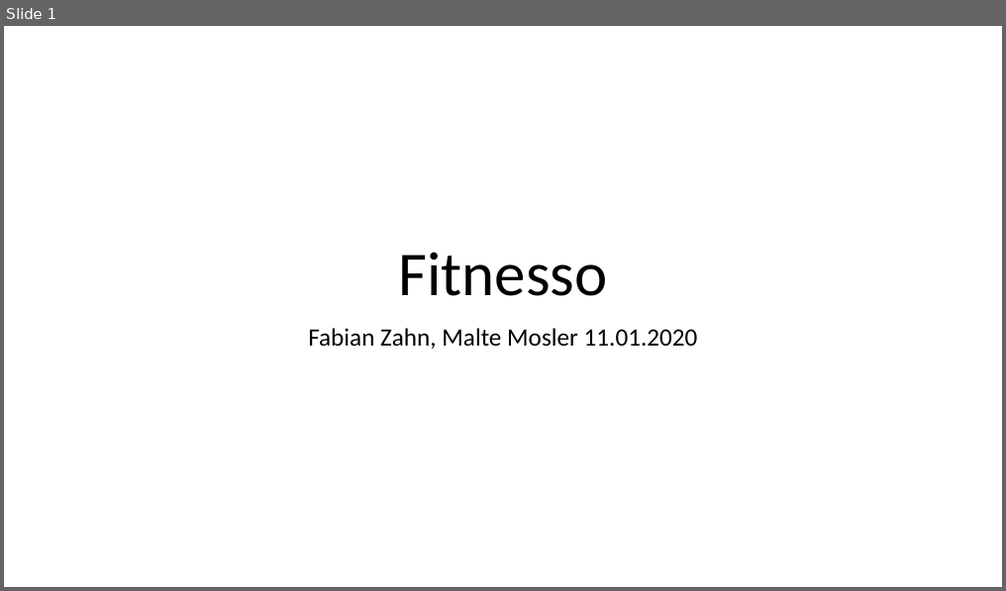
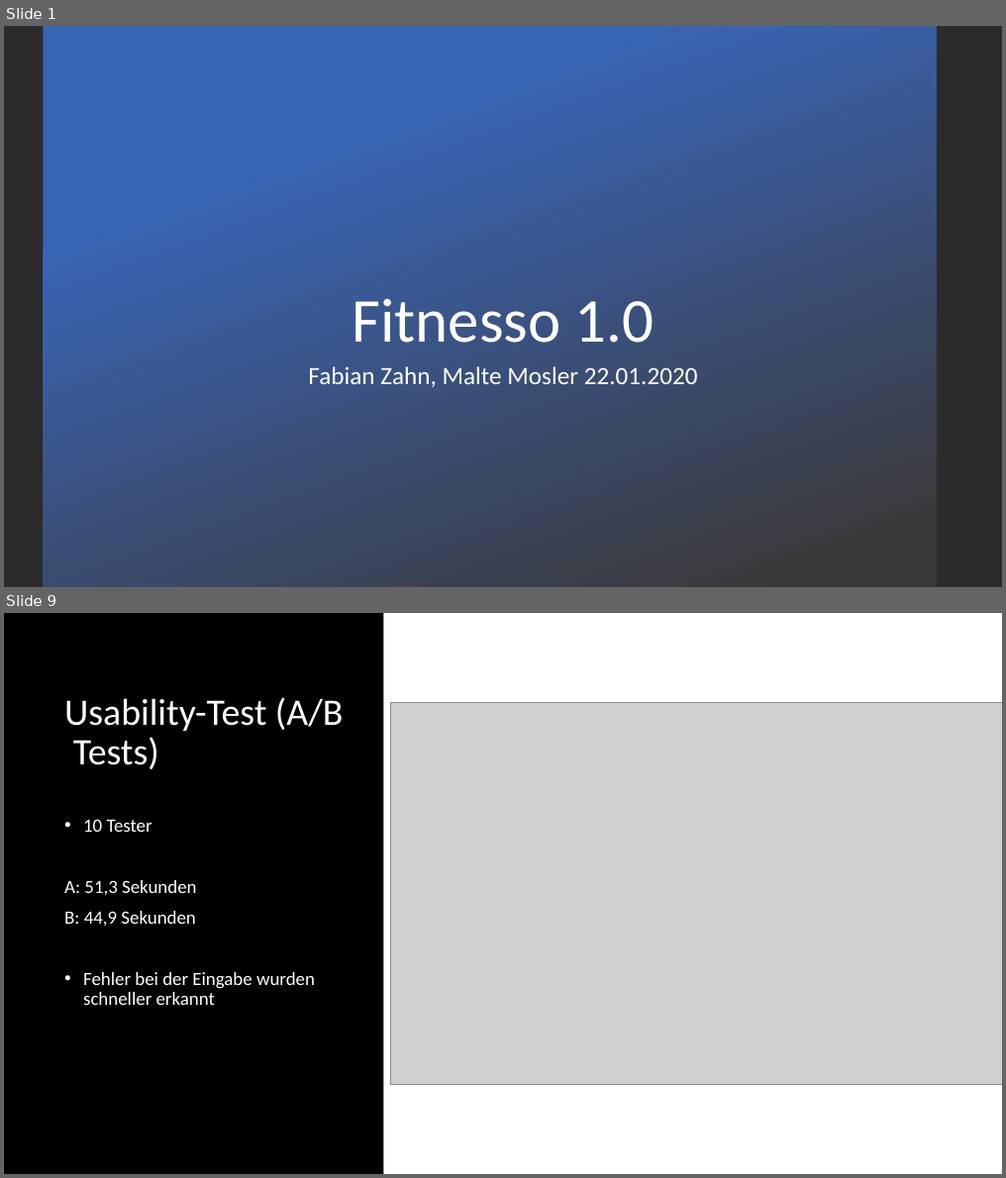
Before and after one commit to maltemosler/Fitnesso, a slide deck: Kommentare/PPP/PPP-Fitnesso.pptx. Shown one above the other, each under a label of ours: slide 1 before the commit, slides 1 and 9 after it; the slides between them are not shown. The pictures are 1006x591 and 1006x1178 pixels, drawn with LibreOffice and Linux fonts; fonts in the diff are those of the drawing; grey boxes stand for pictures; background and template pictures are left out; a plain dark background stands for a picture behind light text. Boxes give left, top, right and bottom in pixels: in the first picture for what was removed or moved away, otherwise in the second. Text is boxed around its words. In the diff, an @@ line names an element or a change of style, - is before the commit and + after.

```diff
--- a/Kommentare/PPP/PPP-Fitnesso.pptx
+++ b/Kommentare/PPP/PPP-Fitnesso.pptx
@@ slide 9 added at bbox=[4, 613, 1002, 1174], background #000000 @@
@@ rectangle added at bbox=[383, 613, 1002, 1174], fill #FFFFFF @@
@@ title added at bbox=[64, 697, 343, 769], 36 pt, text #FFFFFF @@
+Usability-Test (A/B Tests)
@@ picture added at bbox=[390, 703, 1002, 1085] @@
@@ text added at bbox=[64, 819, 315, 1005], 18 pt, text #FFFFFF @@
+• 10 Tester
+A: 51,3 Sekunden
+B: 44,9 Sekunden
+• Fehler bei der Eingabe wurden schneller erkannt
@@ slide 1 changed as well @@
@@ background #FFFFFF to picture (left out) @@
@@ rectangle added at bbox=[43, 26, 936, 587], fill gradient #3965B5 to #3B3838 @@
@@ title at bbox=[351, 298, 654, 343]: text changed; text colour #000000 to #FFFFFF @@
-Fitnesso
+Fitnesso 1.0
@@ subtitle at bbox=[308, 367, 698, 387]: text changed; text colour #000000 to #FFFFFF @@
-Fabian Zahn, Malte Mosler 11.01.2020
+Fabian Zahn, Malte Mosler 22.01.2020
```
Also in this commit, not shown: 11 other slides added, 14 other files.
